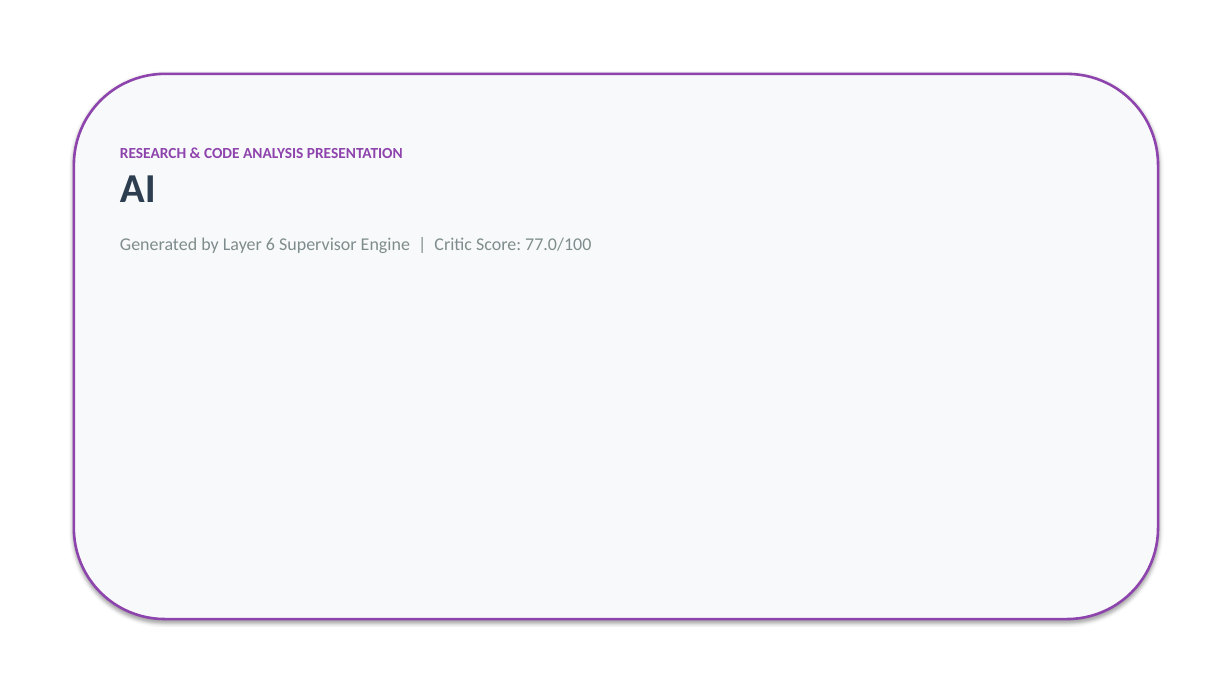
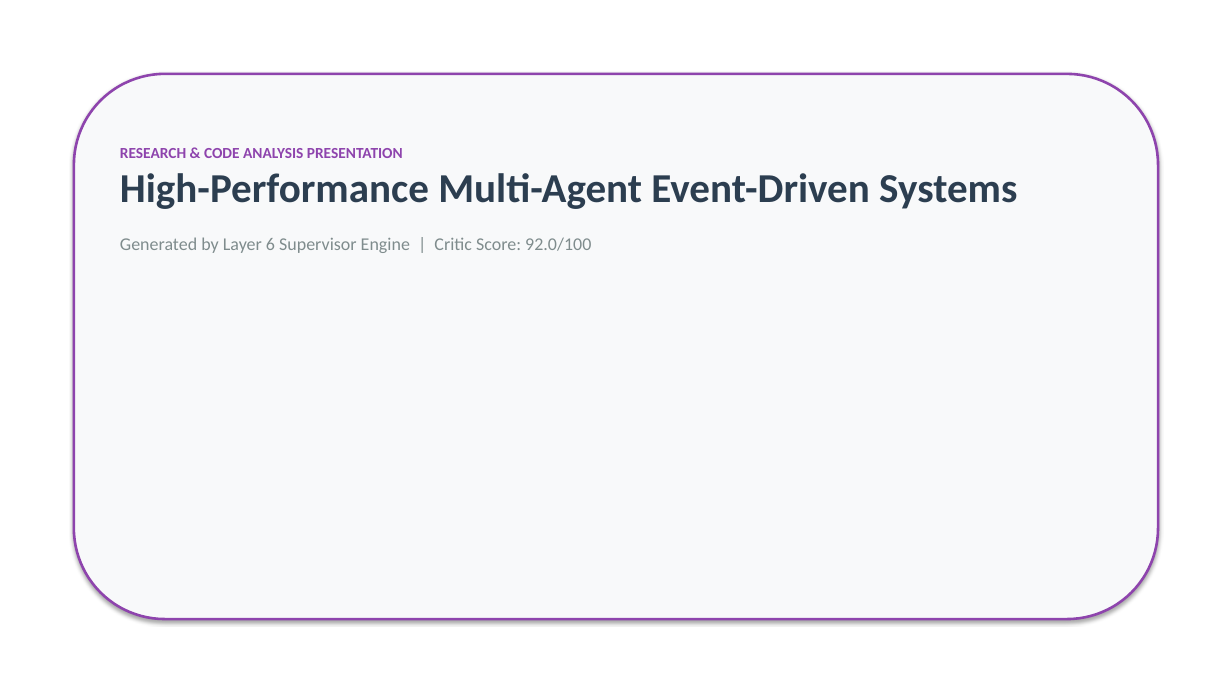
Before and after one commit to rahulkumar-andc/resercher-campanion, a slide deck: slide 1 of output/Presentation.pptx. Drawn at 1232x693 pixels with LibreOffice and Linux fonts; fonts in the diff are those of the drawing. Boxes give left, top, right and bottom in pixels: in the first picture for what was removed or moved away, otherwise in the second. Text is boxed around its words. In the diff, an @@ line names an element or a change of style, - is before the commit and + after.

Commit message:
test: Run full E2E verification audit and verify 27-agent flow

```diff
--- a/output/Presentation.pptx
+++ b/output/Presentation.pptx
@@ text at (x1=120, y1=173, x2=1017, y2=253): text changed @@
-AI
-Generated by Layer 6 Supervisor Engine | Critic Score: 77.0/100
+High-Performance Multi-Agent Event-Driven Systems
+Generated by Layer 6 Supervisor Engine | Critic Score: 92.0/100
```
Also in this commit, not shown: 3 other slides changed, 4 other files.
